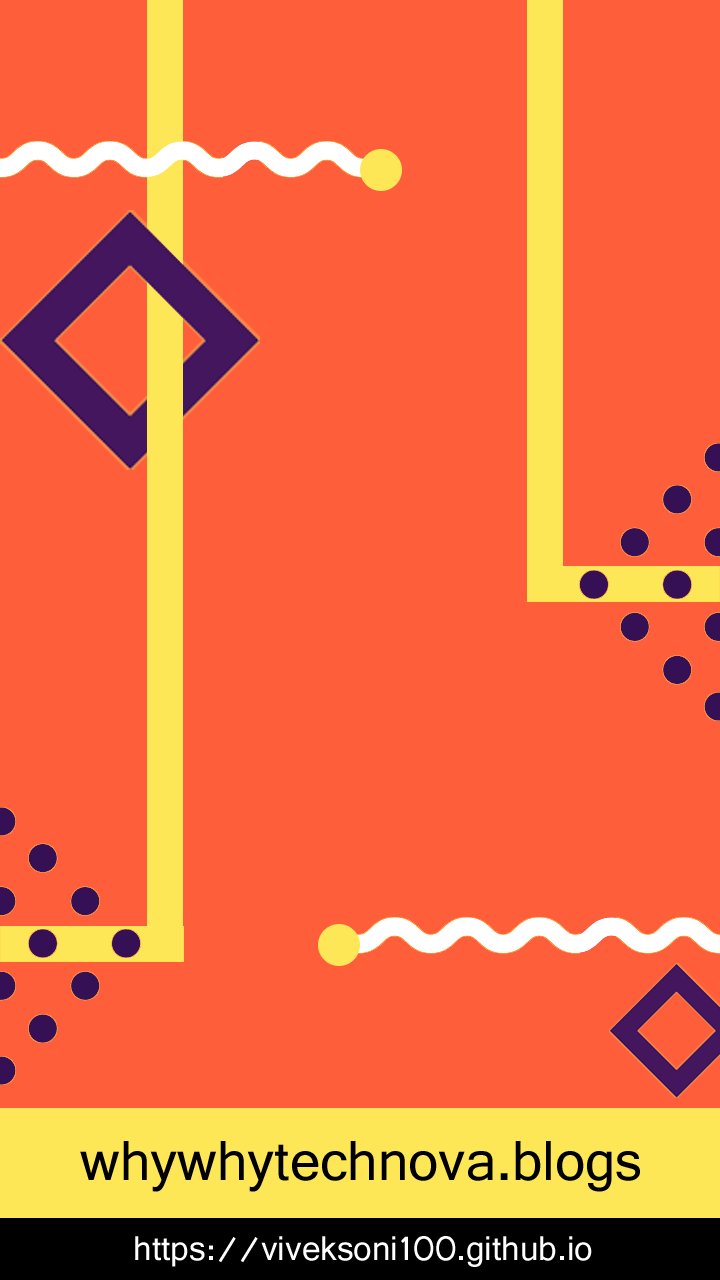
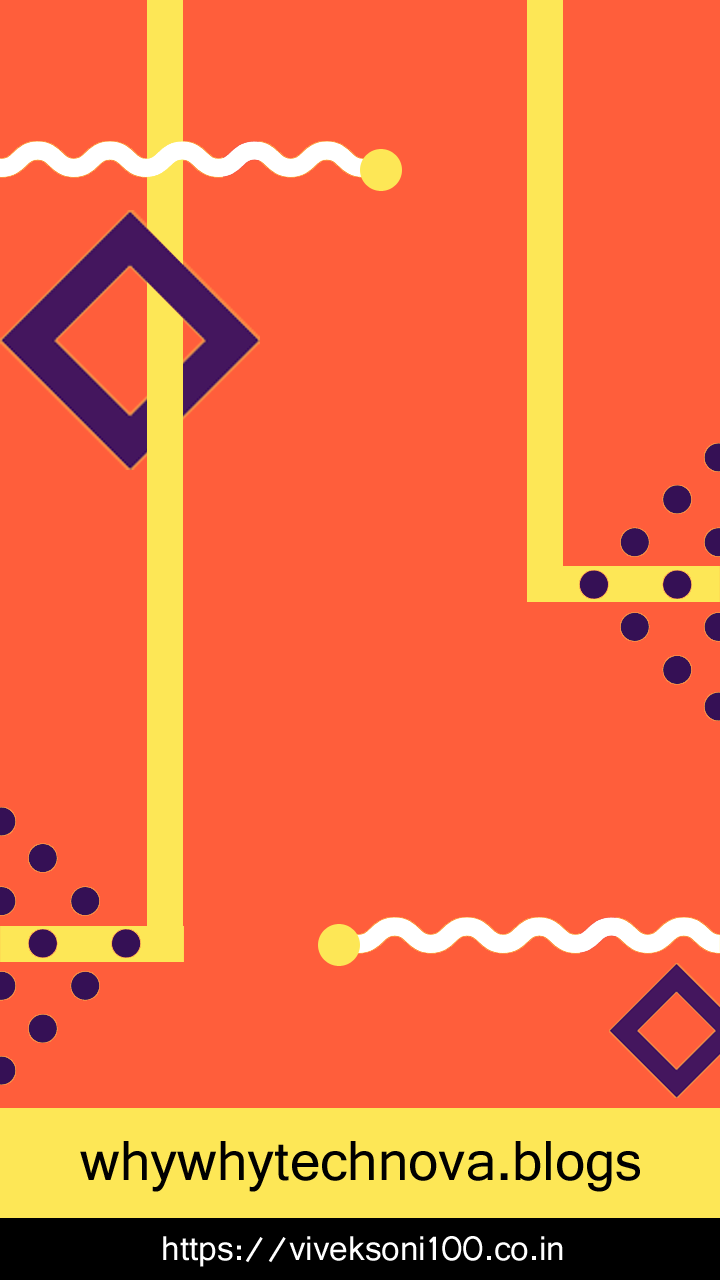
Comparing the layer stacks of the two 720 × 1280 images. Changes:
renamed "https://viveksoni100.github.io" to "https://viveksoni100.co.in", painted on it over box(135, 1236, 592, 1267)
